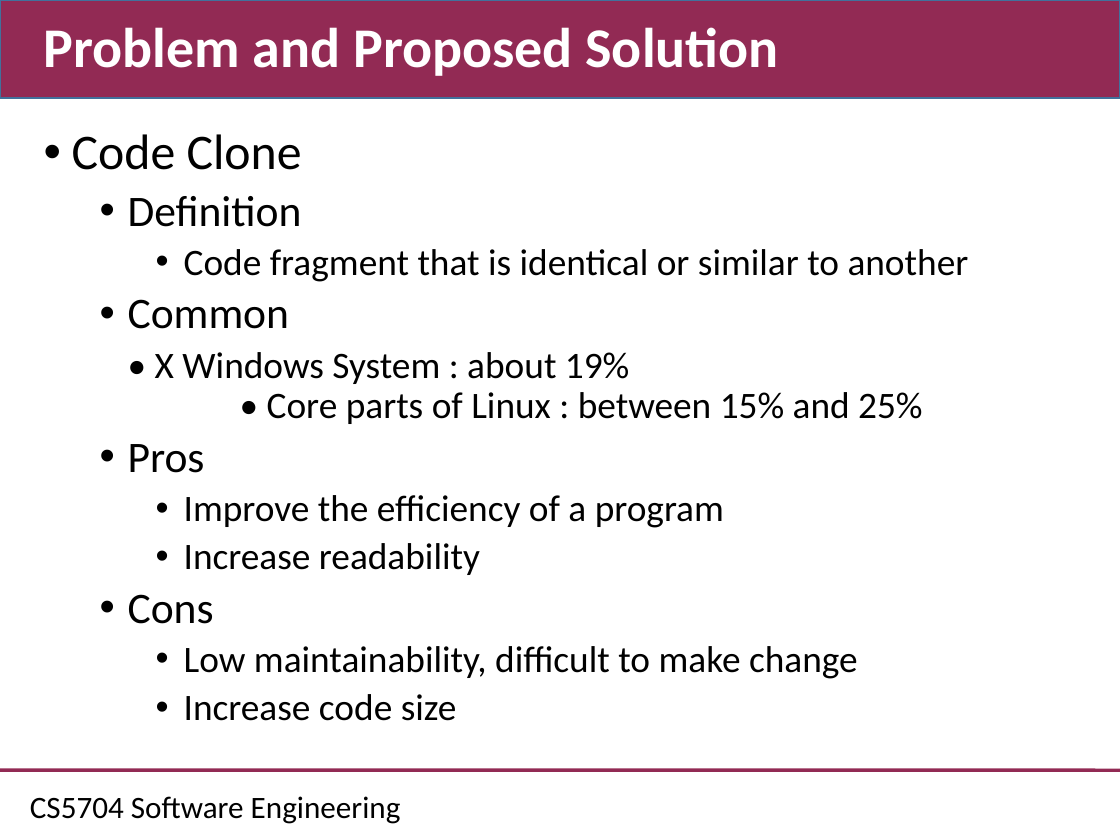
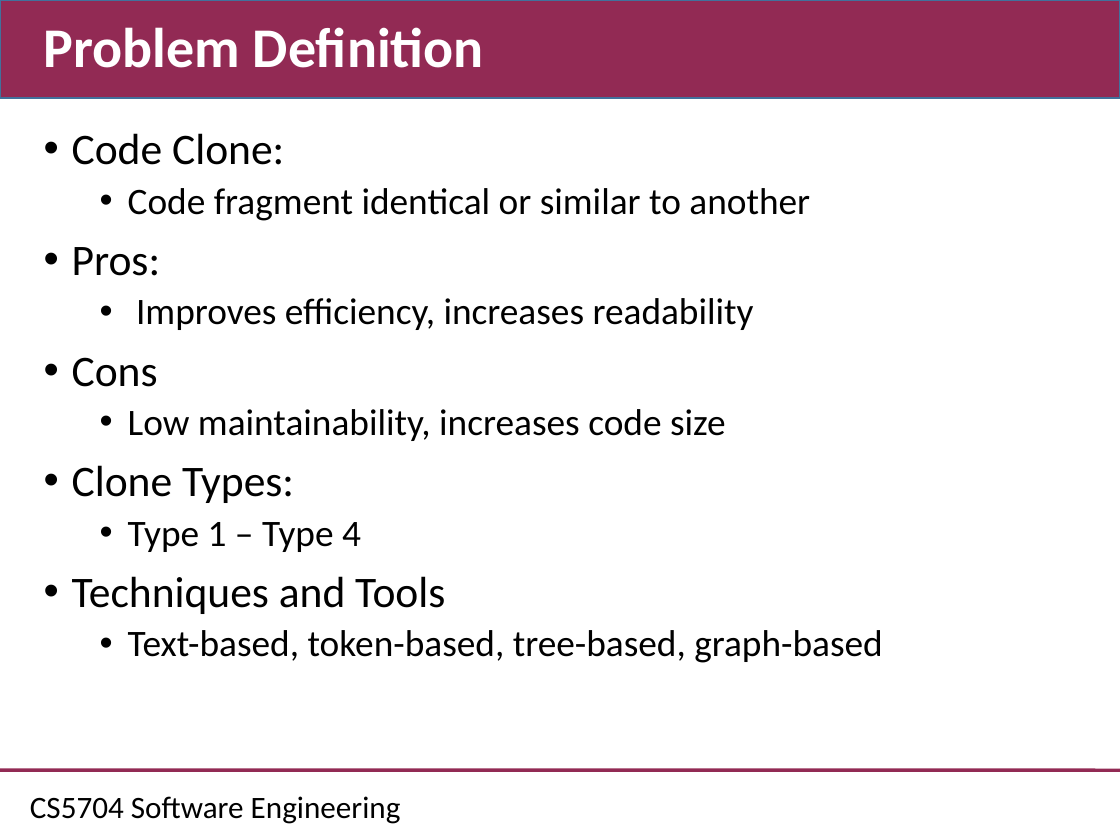
Before and after one commit to CSCC5704/Documents, a slide deck: slide 3 of CS5704_midpresentation.ppt. Drawn at 1120x840 pixels with LibreOffice and Linux fonts; fonts in the diff are those of the drawing; background and template pictures are left out. Boxes give left, top, right and bottom in pixels: in the first picture for what was removed or moved away, otherwise in the second. Text is boxed around its words. In the diff, an @@ line names an element or a change of style, - is before the commit and + after.

```diff
--- a/CS5704_midpresentation.ppt
+++ b/CS5704_midpresentation.ppt
@@ title at <box>44,27,484,68</box>: text changed @@
-Problem and Proposed Solution
+Problem Definition
@@ text at <box>72,133,810,330</box>: text changed @@
-• Code Clone
-  • Definition
-    • Code fragment that is identical or similar to another
-  • Common
-  • X Windows System : about 19%
-  • Core parts of Linux : between 15% and 25%
-  • Pros
-    • Improve the efficiency of a program
-    • Increase readability
+• Code Clone:
+  • Code fragment identical or similar to another
+• Pros:
+  • Improves efficiency, increases readability
@@ text at <box>72,357,158,387</box>: list level 2 to 1 in "Cons" @@
@@ text at <box>72,409,883,663</box>: text changed @@
-    • Low maintainability, difficult to make change
-    • Increase code size
+  • Low maintainability, increases code size
+• Clone Types:
+  • Type 1 – Type 4
+• Techniques and Tools
+  • Text-based, token-based, tree-based, graph-based
```
Also in this commit, not shown: 6 other slides changed, 15 slides added, 4 slides removed, 1 other file.
